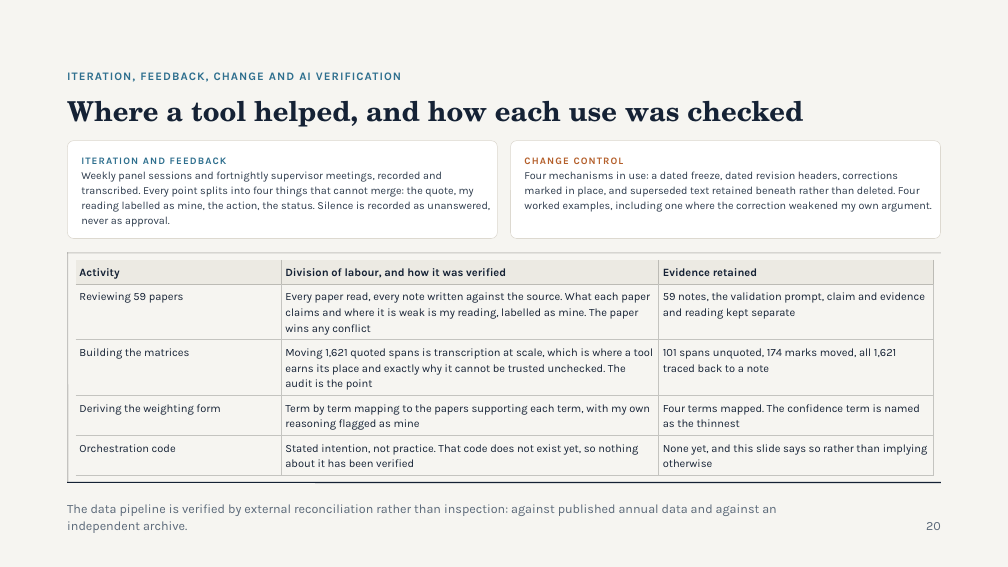
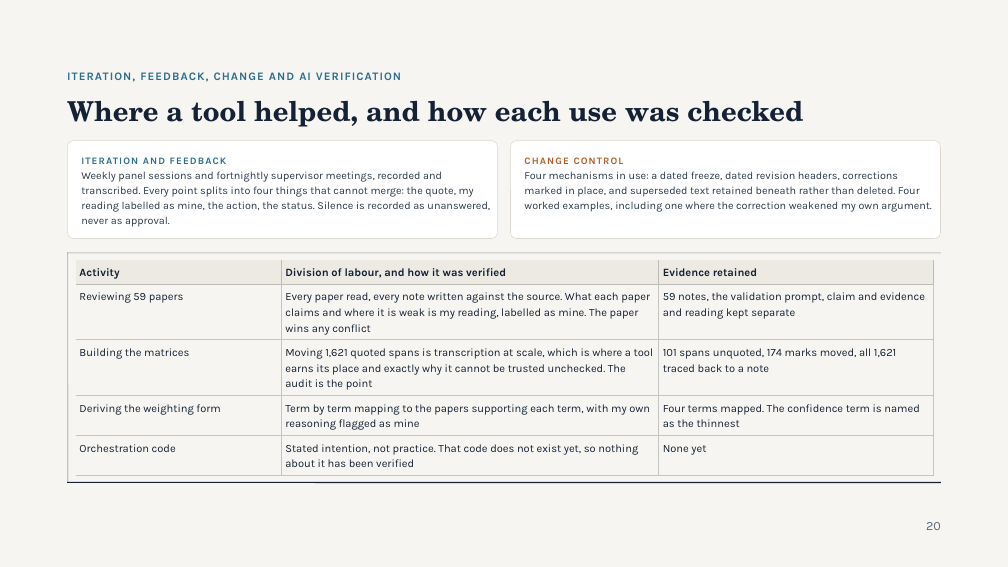
Before and after one commit to Shaahid02/my-obsidian-vault, a slide deck: slide 20 of FYP/Project Proposal/PP Deck 2026-11-05.pptx. Drawn at 1008x567 pixels with LibreOffice and Linux fonts; fonts in the diff are those of the drawing. Boxes give left, top, right and bottom in pixels: in the first picture for what was removed or moved away, otherwise in the second. Text is boxed around its words. In the diff, an @@ line names an element or a change of style, - is before the commit and + after.

```diff
--- a/FYP/Project Proposal/PP Deck 2026-11-05.pptx
+++ b/FYP/Project Proposal/PP Deck 2026-11-05.pptx
@@ table at (76,260,933,476) @@
-row 5, column 3: None yet, and this slide says so rather than implying otherwise
+row 5, column 3: None yet
@@ text removed at (67,504,777,533) @@
-The data pipeline is verified by external reconciliation rather than inspection: against published annual data and against an independent archive.
```
Also in this commit, not shown: 17 other slides changed, 1 other file.
